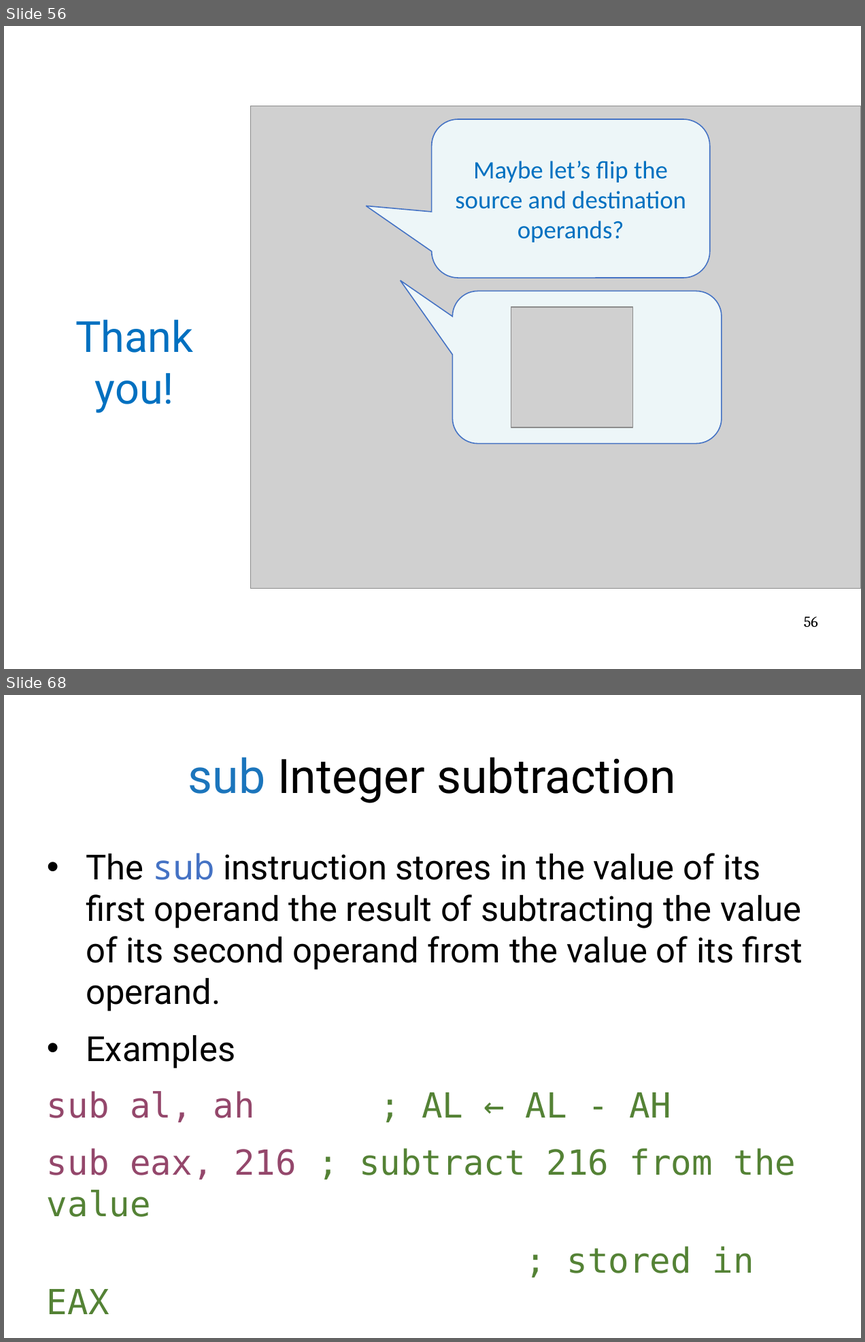
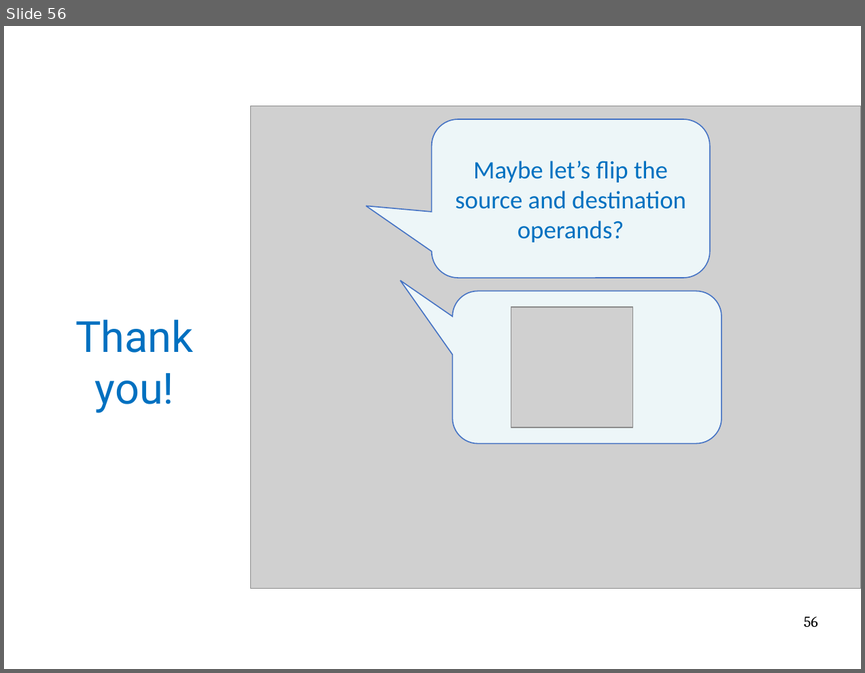
Before and after one commit to mars-research/cs5460, a slide deck: static/lectures/lecture03-x86-asm/lecture03-x86-asm.pptx. Shown one above the other, each under a label of ours: slides 56 and 68 before the commit, slide 56 after it; the slides between them are not shown. The pictures are 865x1342 and 865x673 pixels, drawn with LibreOffice and Linux fonts; fonts in the diff are those of the drawing; grey boxes stand for pictures. Boxes give left, top, right and bottom in pixels: in the first picture for what was removed or moved away, otherwise in the second. Text is boxed around its words. In the diff, an @@ line names an element or a change of style, - is before the commit and + after.

```diff
--- a/static/lectures/lecture03-x86-asm/lecture03-x86-asm.pptx
+++ b/static/lectures/lecture03-x86-asm/lecture03-x86-asm.pptx
@@ slide 68 removed at (4,695,861,1338), background #FFFFFF @@
@@ title removed at (188,757,675,803) @@
-sub Integer subtraction
@@ text removed at (47,853,802,1314) @@
-• The sub instruction stores in the value of its first operand the result of subtracting the value of its second operand from the value of its first operand.
-• Examples
-sub al, ah ; AL ← AL - AH
-sub eax, 216 ; subtract 216 from the value
-; stored in EAX
```
Also in this commit, not shown: 49 other slides removed, 23 other files.
